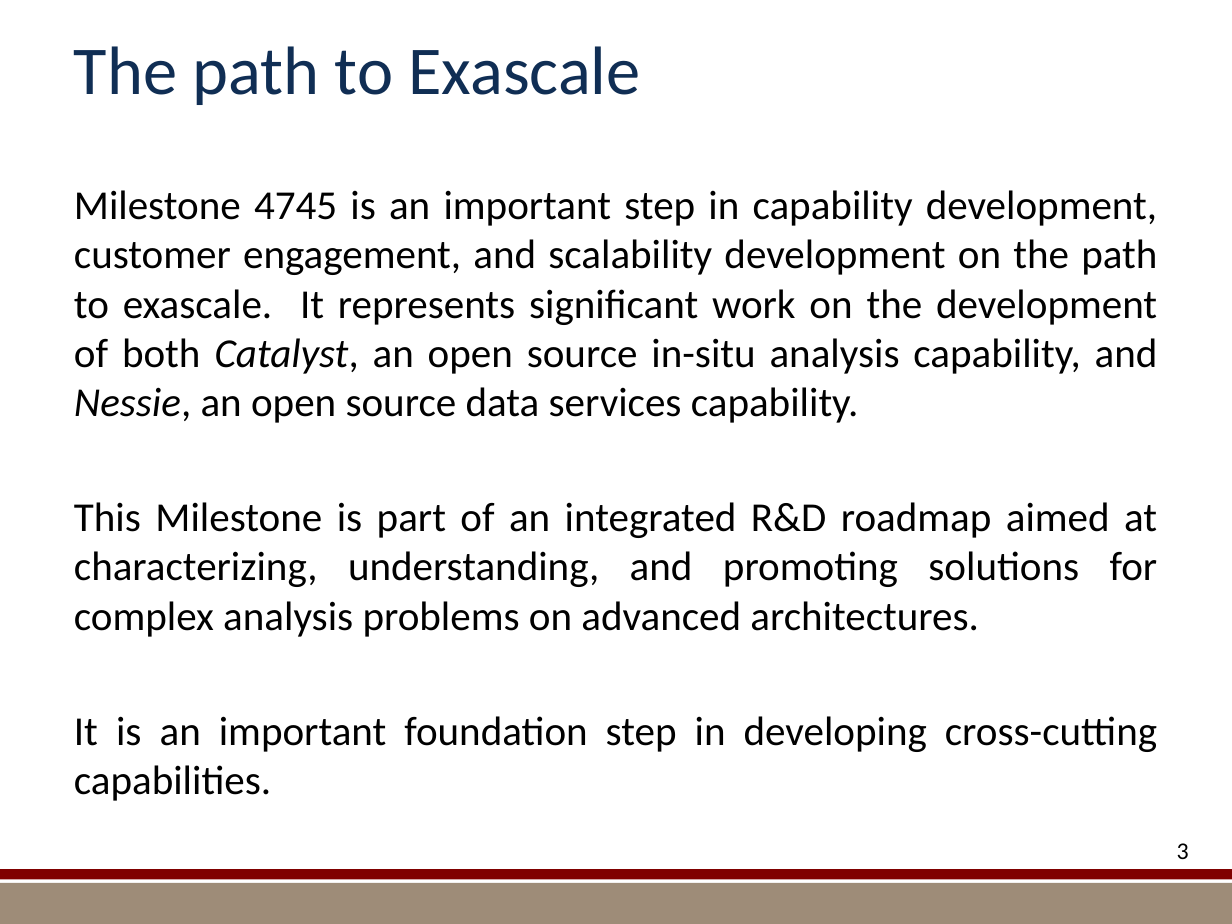
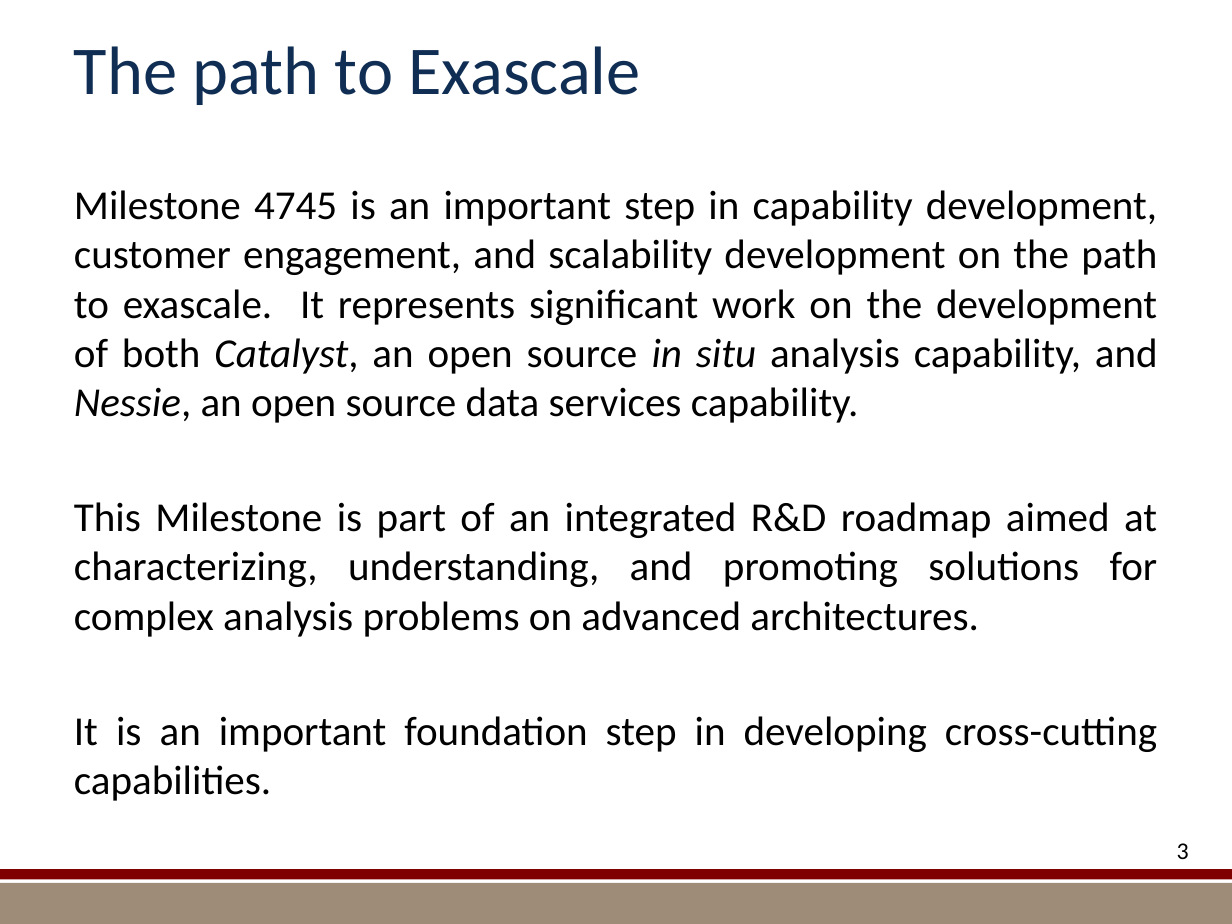
Before and after one commit to kmorel-papers/MilestoneFY13, a slide deck: slide 3 of Summary/SummarySlides.pptx. Drawn at 1232x924 pixels with LibreOffice and Linux fonts; fonts in the diff are those of the drawing; background and template pictures are left out. Boxes give left, top, right and bottom in pixels: in the first picture for what was removed or moved away, otherwise in the second. Text is boxed around its words. In the diff, an @@ line names an element or a change of style, - is before the commit and + after.

Commit message:
Make use of in situ and in transit words consistent.
In all cases they are not hyphenated and italicized.

```diff
--- a/Summary/SummarySlides.pptx
+++ b/Summary/SummarySlides.pptx
@@ text at (x1=74, y1=190, x2=1158, y2=423): text changed @@
-Milestone 4745 is an important step in capability development, customer engagement, and scalability development on the path to exascale. It represents significant work on the development of both Catalyst, an open source in-situ analysis capability, and Nessie, an open source data services capability.
+Milestone 4745 is an important step in capability development, customer engagement, and scalability development on the path to exascale. It represents significant work on the development of both Catalyst, an open source in situ analysis capability, and Nessie, an open source data services capability.
```
Also in this commit, not shown: 12 other slides changed.
